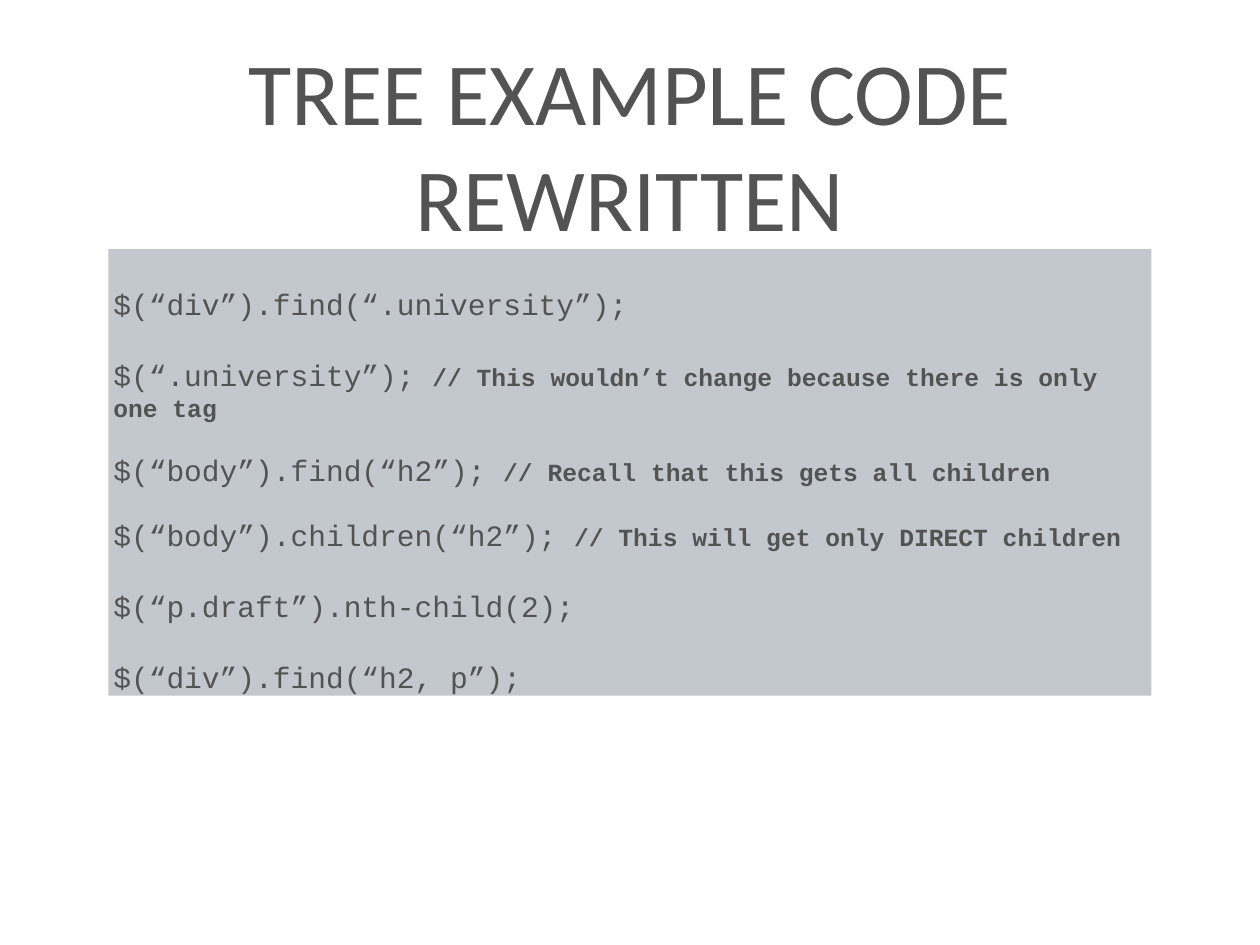
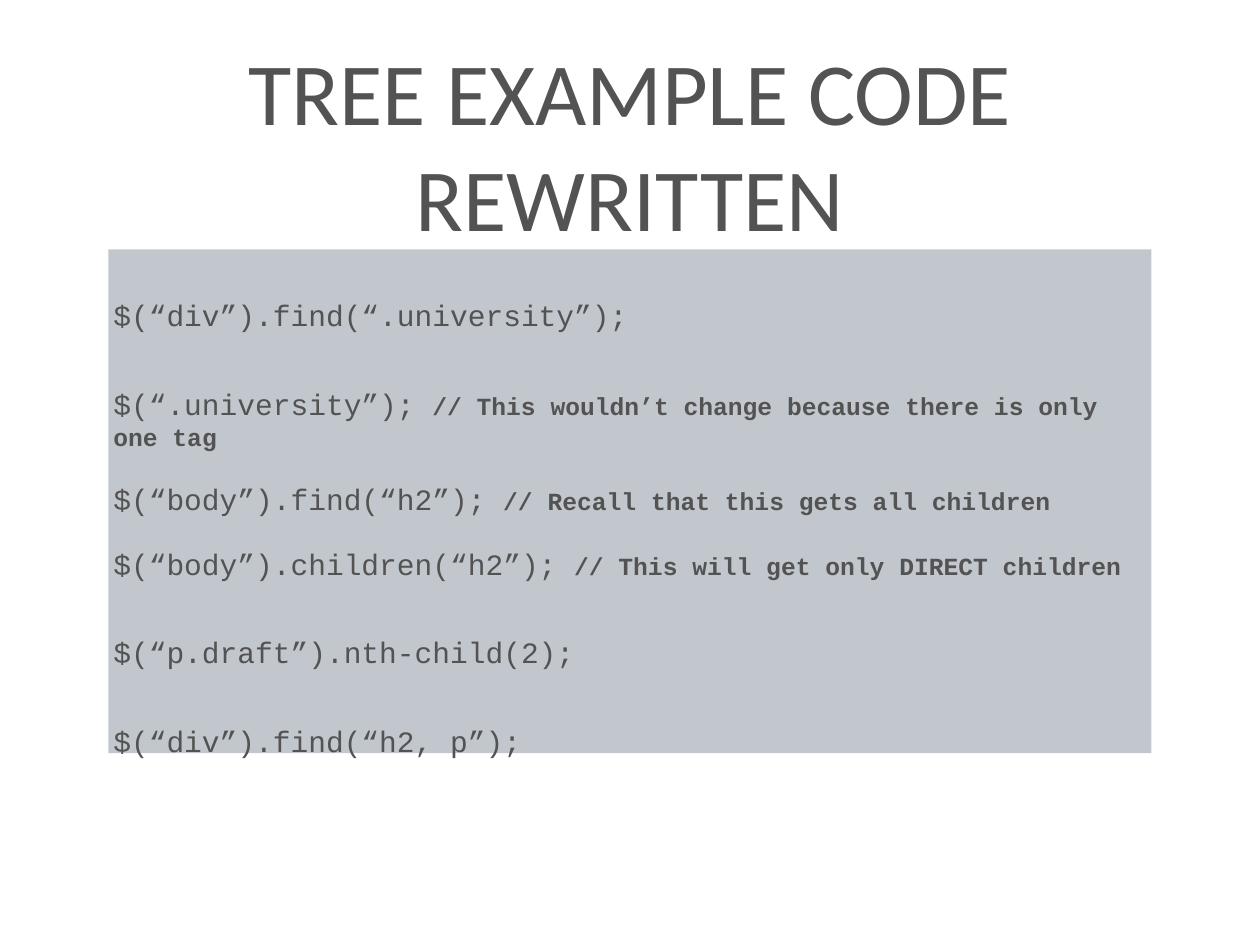
Before and after one commit to kenton-steiner18/Techtasks, a slide deck: slide 13 of presentation/jQuery.pptx (slide 11 before the commit). Drawn at 1260x945 pixels with LibreOffice and Linux fonts; fonts in the diff are those of the drawing; background and template pictures are left out. Boxes give left, top, right and bottom in pixels: in the first picture for what was removed or moved away, otherwise in the second. Text is boxed around its words. In the diff, an @@ line names an element or a change of style, - is before the commit and + after.

```diff
--- a/presentation/jQuery.pptx
+++ b/presentation/jQuery.pptx
@@ rectangle "$(“div”).find(“.university”);": place and size @@
-rectangle "$(“div”).find(“.university”);" at box(108, 249, 1151, 696)
+rectangle "$(“div”).find(“.university”);" at box(108, 249, 1151, 753)
@@ rectangle "$(“div”).find(“.university”);" at box(108, 249, 1151, 753): fill #88909E at 50% opacity to #878F9D at 50% opacity @@
```
Also in this commit, not shown: 42 other slides changed, 3 slides added.
